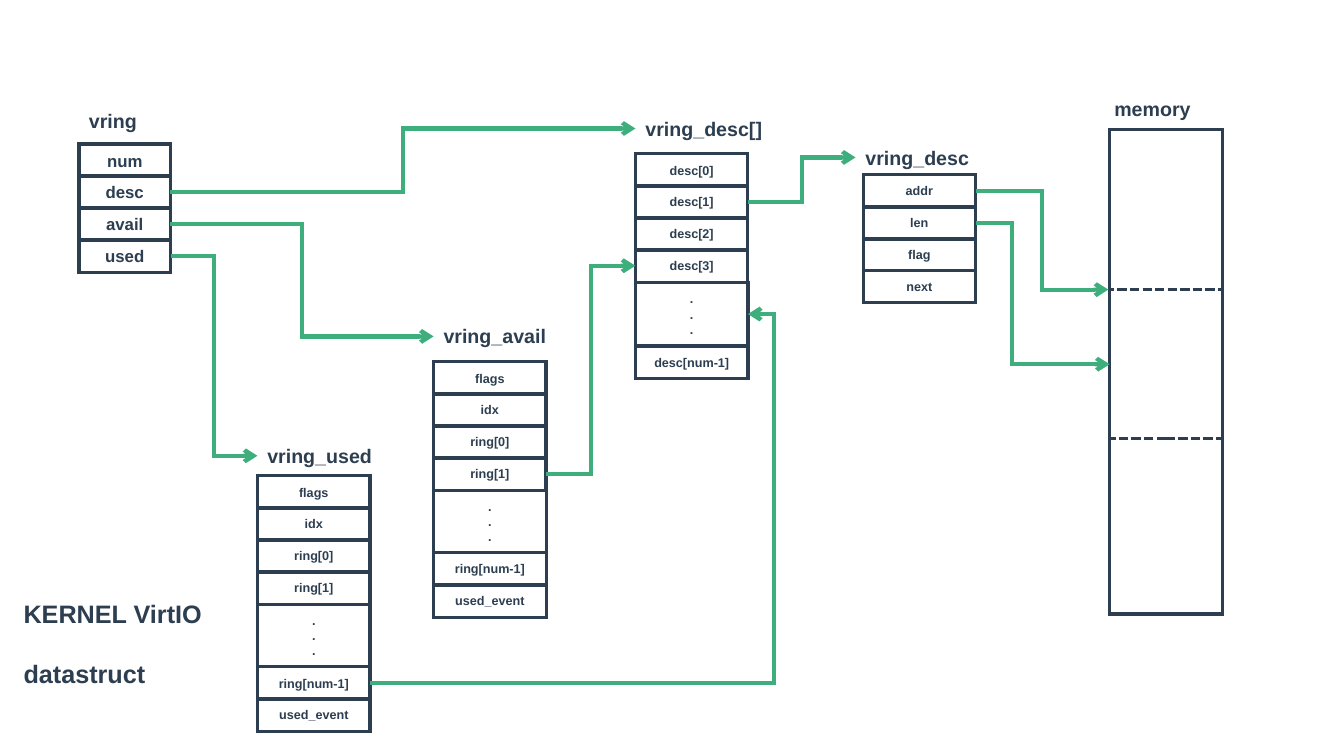
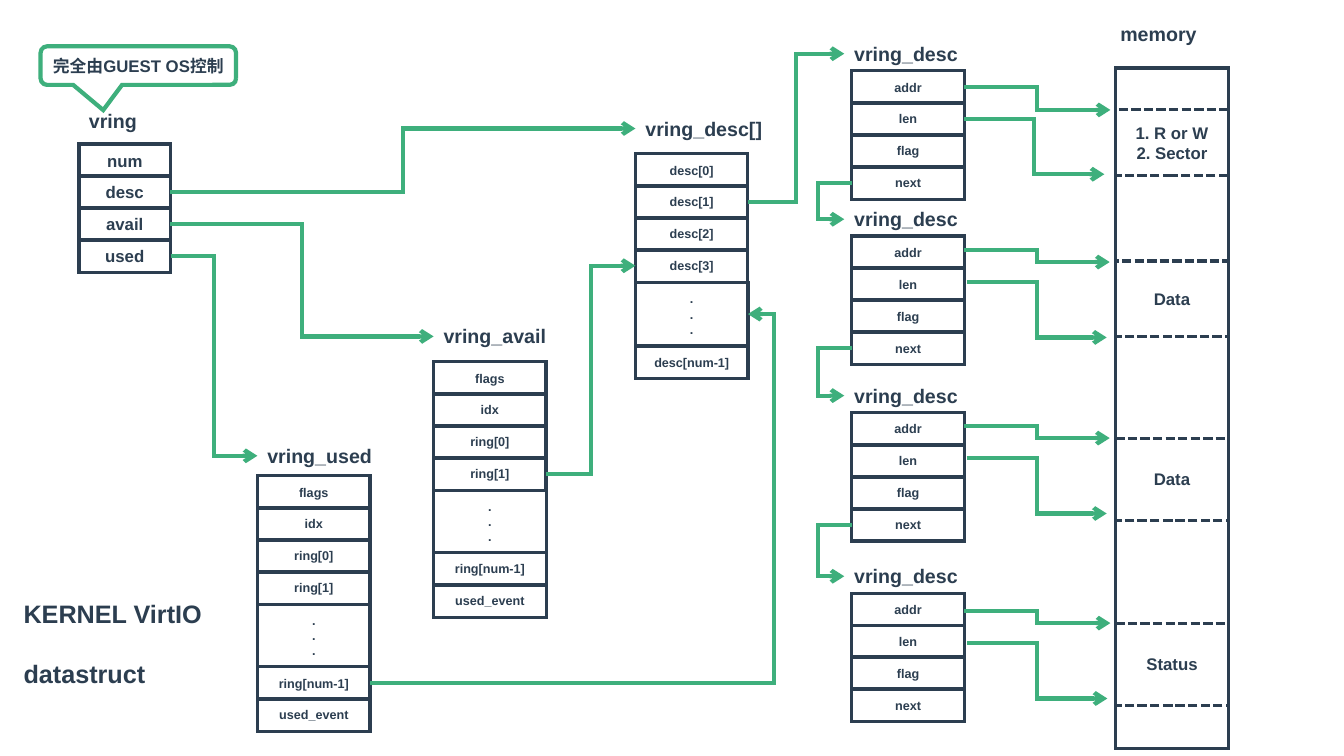
Before and after one commit to zaiqiang-dong/zaiqiang, a slide deck: slide 3 of picture/vitrualization/kvm/io/io.pptx. Drawn at 1344x756 pixels with LibreOffice and Linux fonts; fonts in the diff are those of the drawing. Boxes give left, top, right and bottom in pixels: in the first picture for what was removed or moved away, otherwise in the second. Text is boxed around its words. In the diff, an @@ line names an element or a change of style, - is before the commit and + after.

```diff
--- a/picture/vitrualization/kvm/io/io.pptx
+++ b/picture/vitrualization/kvm/io/io.pptx
@@ text "memory": place and size @@
-text "memory" at box(1114, 105, 1190, 120)
+text "memory" at box(1120, 30, 1196, 45)
@@ rounded speech box added at box(40, 46, 236, 85), outline #3EAF7C 3 pt, 12 pt, text #2C3E50, bold @@
+完全由GUEST OS控制
@@ elbow arrow moved from (748, 202) - (856, 157) to (748, 202) - (845, 53) @@
@@ elbow arrow moved from (976, 191) - (1109, 289) to (965, 87) - (1111, 110) @@
@@ rectangle: place and size @@
-rectangle at box(1110, 130, 1223, 614)
+rectangle at box(1116, 68, 1229, 748)
@@ elbow arrow moved from (976, 223) - (1110, 364) to (965, 119) - (1105, 174) @@
@@ rectangle added at box(1116, 110, 1229, 176), outline #2C3E50 2.25 pt dashed, 12 pt, text #2C3E50, bold @@
+1. R or W
+2. Sector
@@ 4 rectangles, 1 text: place and size @@
-4 rectangles, 1 text at box(863, 150, 976, 303)
+4 rectangles, 1 text at box(852, 46, 965, 200)
@@ elbow arrow added from (852, 182) to (845, 219), #3EAF7C 3 pt @@
@@ group added at box(852, 211, 965, 365): 4 rectangles, 1 text @@
+addr
+len
+flag
+next
+vring_desc
@@ elbow arrow added from (964, 250) to (1110, 262), #3EAF7C 3 pt @@
@@ rectangle added at box(1116, 261, 1229, 337), outline #2C3E50 2.25 pt dashed, 12 pt, text #2C3E50, bold @@
+Data
@@ elbow arrow added from (967, 282) to (1107, 338), #3EAF7C 3 pt @@
@@ rectangle removed at box(1110, 289, 1223, 439) @@
@@ elbow arrow added from (852, 348) to (845, 395), #3EAF7C 3 pt @@
@@ group added at box(852, 388, 965, 541): 4 rectangles, 1 text @@
+addr
+len
+flag
+next
+vring_desc
@@ elbow arrow added from (964, 426) to (1110, 439), #3EAF7C 3 pt @@
@@ rectangle added at box(1116, 439, 1229, 520), outline #2C3E50 2.25 pt dashed, 12 pt, text #2C3E50, bold @@
+Data
@@ elbow arrow added from (967, 459) to (1107, 513), #3EAF7C 3 pt @@
@@ elbow arrow added from (852, 525) to (845, 577), #3EAF7C 3 pt @@
@@ group added at box(852, 568, 965, 722): 4 rectangles, 1 text @@
+addr
+len
+flag
+next
+vring_desc
@@ elbow arrow added from (965, 611) to (1111, 623), #3EAF7C 3 pt @@
@@ rectangle added at box(1116, 623, 1229, 705), outline #2C3E50 2.25 pt dashed, 12 pt, text #2C3E50, bold @@
+Status
@@ elbow arrow added from (968, 643) to (1108, 699), #3EAF7C 3 pt @@
```
Also in this commit, not shown: 2 other slides changed, 7 slides added, 2 slides removed, 21 other files.
